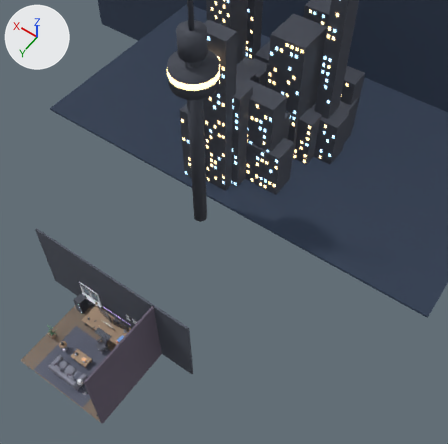
One commit to the glTF model public/models/room.glb: the scene before it, then after it.
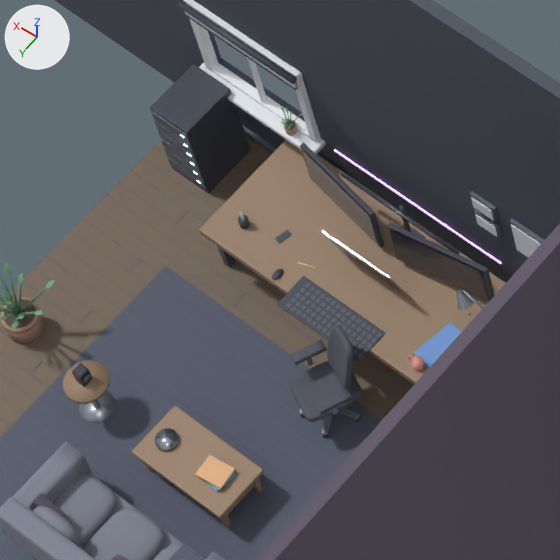
Each version appears first from a camera (50 mm lens) standing at (-15.81, 8.73, 33.65) and looking at (-2.71, -9.61, 4.84), and next in a close-up on the part from 11% to 31% of the width and 64% to 84% of the height. The axes (+X, +Y, +Z) are drawn at upper left. The lights are the same throughout. The older version's two pictures come first. Where no turn or scale is listed for an object, it has been applied to the vertices. Vertices at exactly the same position are counted once.

In view in the first close-up: 'coffee_table', 'desk_clutter', 'desk_top', 'floor', 'floorboards', 'ix_chair', 'ix_keyboard', 'ix_laptop_display', 'ix_laptop_lid_body', 'ix_mouse', 'ix_mug', 'ix_notebook', 'ix_pencil', 'ix_server_rack', 'rug', 'sofa', 'wall_back', 'wall_left', 'window_frame' and 17 more.
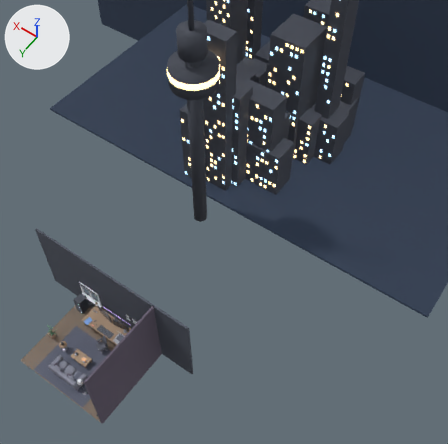
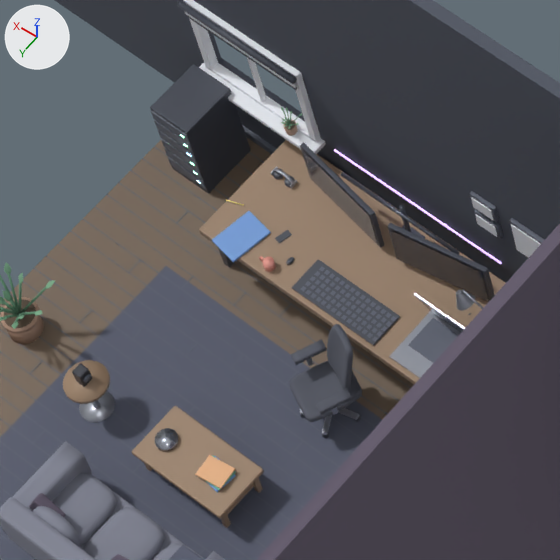
Where the change shows, as pixel boxes [x1, y1, x2, y2] in the close-ups (560 x 560 px; the box of a moved part takes in the faces that stretch with it):
'ix_keyboard', moved
    before: [277, 276, 385, 362]
    after: [292, 259, 400, 346]
'ix_notebook', moved
    before: [414, 322, 461, 368]
    after: [212, 211, 271, 263]
'laptop_base', moved (not visible before)
    after: [389, 311, 460, 378]
'ix_laptop_lid_body', moved
    before: [322, 231, 407, 295]
    after: [414, 293, 465, 330]
'ix_laptop_display', moved
    before: [327, 237, 402, 293]
    after: [417, 298, 463, 333]
'ix_mug', moved
    before: [408, 355, 425, 371]
    after: [259, 256, 276, 272]
'desk_clutter', reshaped, moved
    before: [238, 212, 426, 373]
    after: [263, 230, 292, 273]
'ix_headphones', moved (not visible before)
    after: [271, 166, 297, 189]
'ix_mouse', moved
    before: [272, 269, 283, 280]
    after: [286, 257, 294, 265]
'ix_pencil', moved
    before: [298, 262, 316, 268]
    after: [226, 199, 244, 206]
part 1 of me_desk_clutter, moved or reshaped
    before: [411, 363, 426, 373]
    after: [263, 261, 277, 273]

The edits, one by one:
me_desk_clutter is used by ob_desk_clutter; location (1.42, -1.5, 0.84).
me_desk_clutter had 148 vertices, 260 faces and spanned x -3.06..0.05, y -0.2..0.36, z -0.06..0.17.
me_desk_clutter now has 148 vertices, 260 faces and spans x -0.05..2.69, y -0.05..1.14, z -0.05..0.17.
me_desk_clutter part 1: the loose piece of 48 vertices spanning x -2.47..-2.33, y 0.09..0.23, z -0.06..-0.05 is moved by (4.92, 0.82, 0.01).
Other edits to the shape of me_desk_clutter do not show in these pictures.
Object 'laptop_base' (ob_laptop_base) moves from (0.06, -1.55, 0.77) to (-1.12, -1.55, 0.8).
Object 'ix_laptop_lid_body' (ob_ix_laptop_lid_body) moves from (0.06, -1.85, 0.78) to (-1.12, -1.85, 0.81).
Object 'ix_laptop_display' (ob_ix_laptop_display) moves from (0.06, -1.85, 0.78) to (-1.12, -1.85, 0.81).
Object 'ix_keyboard' (ob_ix_keyboard) moves from (0.04, -1.23, 0.79) to (0.04, -1.44, 0.8).
Object 'ix_mouse' (ob_ix_mouse) moves from (0.78, -1.28, 0.8) to (0.78, -1.46, 0.8).
Object 'ix_mug' (ob_ix_mug) moves from (-0.98, -1.34, 0.84) to (0.9, -1.3, 0.84).
Object 'ix_pencil' (ob_ix_pencil) moves from (0.62, -1.52, 0.8) to (1.66, -1.62, 0.8).
Object 'ix_notebook' (ob_ix_notebook) moves from (-1.05, -1.62, 0.79) to (1.35, -1.38, 0.81).
Object 'ix_headphones' (ob_ix_headphones) moves from (-1.5, -1.72, 0.79) to (1.38, -2.1, 0.79).
Object 'desk_clutter' (ob_desk_clutter) moves from (1.42, -1.5, 0.84) to (-1.62, -2.28, 0.84).
